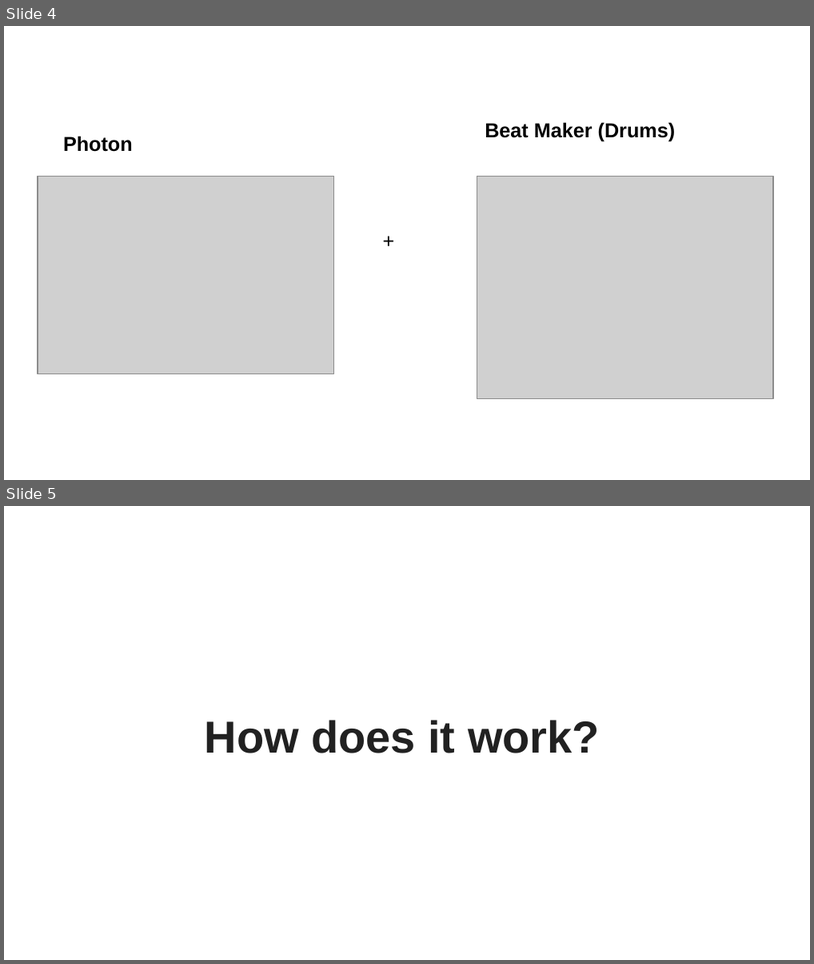
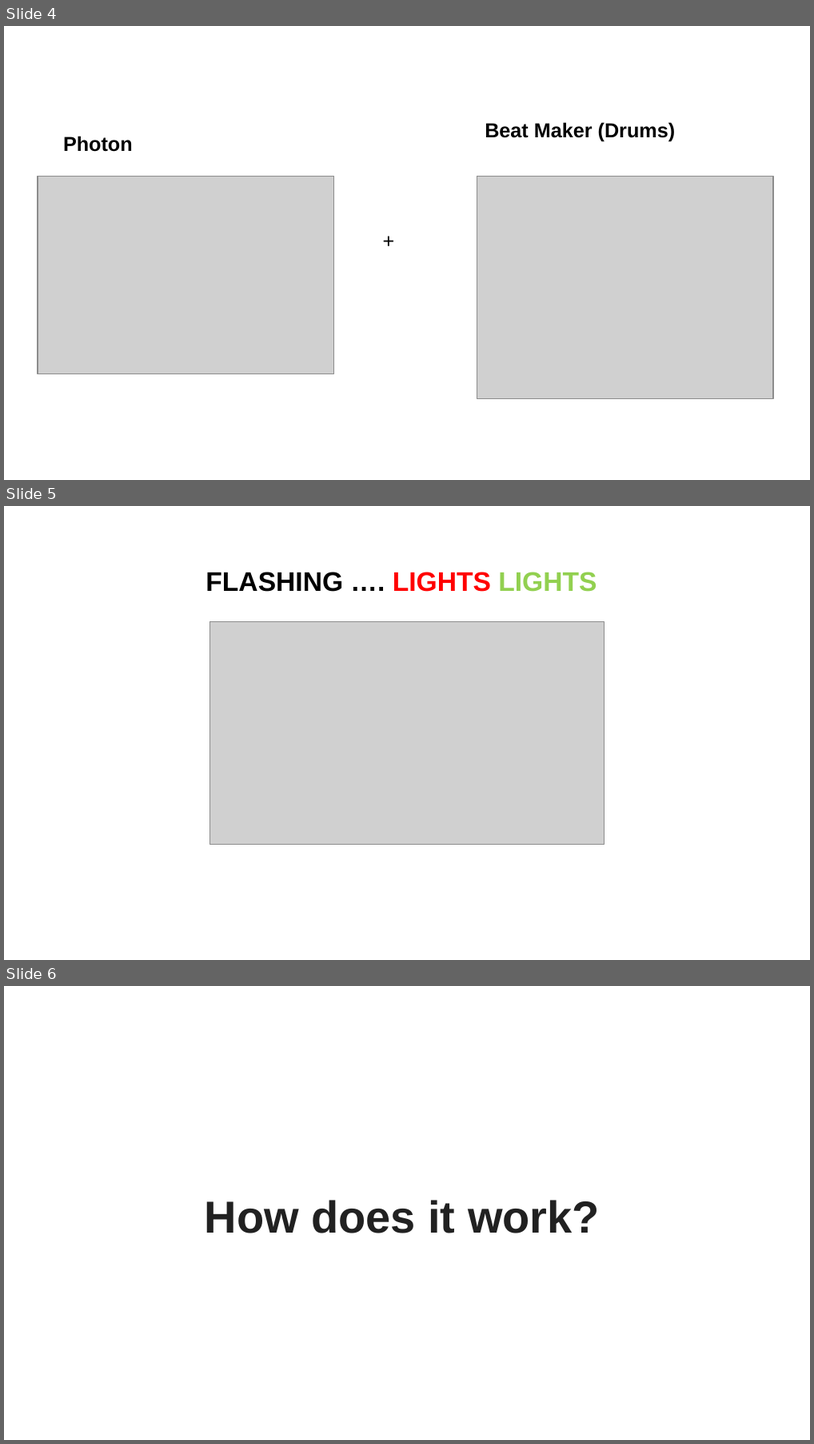
Before and after one commit to wbashir/knock-it, a slide deck: Knock-It_Deck.pptx. Shown one above the other, each under a label of ours: slides 4 and 5 before the commit, slides 4, 5 and 6 after it. The pictures are 814x964 and 814x1444 pixels, drawn with LibreOffice and Linux fonts; fonts in the diff are those of the drawing; grey boxes stand for pictures. Boxes give left, top, right and bottom in pixels: in the first picture for what was removed or moved away, otherwise in the second. Text is boxed around its words. In the diff, an @@ line names an element or a change of style, - is before the commit and + after.

```diff
--- a/Knock-It_Deck.pptx
+++ b/Knock-It_Deck.pptx
@@ slide 5 added at bbox=[4, 506, 810, 960], background #FFFFFF @@
@@ text added at bbox=[206, 572, 597, 592], 24 pt, text #000000, bold @@
+FLASHING …. LIGHTS LIGHTS
@@ picture added at bbox=[210, 622, 605, 844] @@
@@ what was slide 5 is now slide 6 @@
```
Also in this commit, not shown: 2 slides changed, 2 other slides added, 1 other file.
